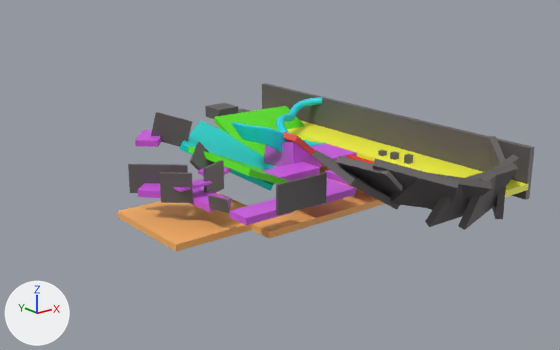
Two versions of the Blender file assets/level0.blend, one commit apart.
The view is the same before and after, from a camera (50 mm lens) standing at (-170.5, -186.1, 71.6) and looking at (-30.4, -11.1, 1.6). The lights are fixed; the arrows at lower left show +X, +Y and +Z.

The older version as bpy lines, for what is in view:
```python
me_cube_005 = bpy.data.meshes.new('Cube.005')
me_cube_005.from_pydata(...)  # a box spanning x -1.0..1.0, y -1.0..1.0, z -1.0..1.0
me_cube_005.materials.append(mat_material_009)  # dark grey #635e5e
me_cube_019 = bpy.data.meshes.new('Cube.019')
me_cube_019.from_pydata(...)  # a box spanning x -1.0..1.0, y -1.0..1.0, z -1.0..1.0
me_cube_019.materials.append(mat_material_028)  # purple #d45ae7
me_cube_023 = bpy.data.meshes.new('Cube.023')
me_cube_023.from_pydata(...)  # a box spanning x -1.0..1.0, y -1.0..1.0, z -1.0..1.0
me_cube_023.materials.append(mat_material_032)  # dark grey #635e5e
ob_cube_009 = bpy.data.objects.new('Cube.009', me_cube_019)
ob_cube_009.location = (-51.7, -29.8, 0.1)
ob_cube_009.scale = (7.88, 3.69, 1.0)
ob_cube_016 = bpy.data.objects.new('Cube.016', me_cube_023)
ob_cube_016.location = (-64.8, 1.8, 4.0)
ob_cube_016.rotation_euler = (-2.294, -1.571, 0.0)  # degrees (-131, -90, 0)
ob_cube_016.scale = (4.25, 8.44, 0.472)
ob_cube_017 = bpy.data.objects.new('Cube.017', me_cube_005)
ob_cube_017.location = (13.6, -56.5, 4.0)
ob_cube_017.rotation_euler = (-0.829, -1.571, 0.0)  # degrees (-47, -90, 0)
ob_cube_017.scale = (7.88, 15.3, 1.0)
# also in view: 'Cube.019' at (-28.4, -25.7, 0.2); 'Cube.033' at (-28.2, -49.5, 9.0); 'Cube.037' at (-44.0, 28.8, 9.9); 'Cube.020' at (-24.5, -9.1, 0.9); 'Cube.013' at (23.0, 2.3, 4.0)
```
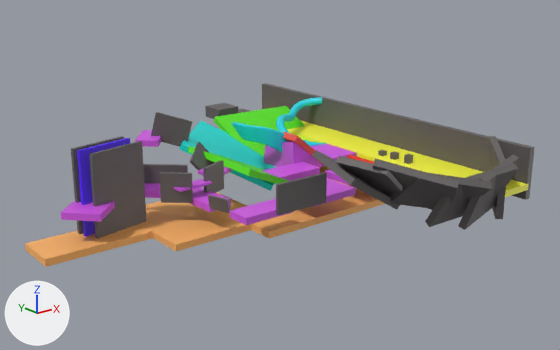
The change, as a diff of the scene's bpy script:
```diff
--- a/assets/level0.blend.py
+++ b/assets/level0.blend.py
@@ mat_material_049 @@
+mat_material_049 = principled_material('Material.049')
+mat_material_049.base_color = (0.124, 0.112, 0.112)  # dark grey #635e5e
@@ mat_material_048 @@
+mat_material_048 = principled_material('Material.048')
+mat_material_048.base_color = (1.0, 0.464, 0.135)  # orange #ffb567
@@ mat_material_045 @@
+mat_material_045 = principled_material('Material.045')
+mat_material_045.base_color = (0.657, 0.102, 0.801)  # purple #d45ae7
@@ mat_material_044 @@
+mat_material_044 = principled_material('Material.044')
+mat_material_044.base_color = (0.0872, 0.0125, 1.0)  # purple #531dff
@@ mat_material_043 @@
+mat_material_043 = principled_material('Material.043')
+mat_material_043.base_color = (0.124, 0.112, 0.112)  # dark grey #635e5e
@@ me_cube_040 @@
+me_cube_040.from_pydata(...)  # a box spanning x -1.0..1.0, y -1.0..1.0, z -1.0..1.0
+me_cube_040.materials.append(mat_material_049)  # dark grey #635e5e
@@ me_cube_039 @@
+me_cube_039.from_pydata(...)  # a box spanning x -1.0..1.0, y -1.0..1.0, z -1.0..1.0
+me_cube_039.materials.append(mat_material_048)  # orange #ffb567
@@ me_cube_036 @@
+me_cube_036.from_pydata(...)  # a box spanning x -1.0..1.0, y -1.0..1.0, z -1.0..1.0
+me_cube_036.materials.append(mat_material_045)  # purple #d45ae7
@@ me_cube_035 @@
+me_cube_035.from_pydata(...)  # a box spanning x -1.0..1.0, y -1.0..1.0, z -1.0..1.0
+me_cube_035.materials.append(mat_material_044)  # purple #531dff
@@ me_cube_034 @@
+me_cube_034.from_pydata(...)  # a box spanning x -1.0..1.0, y -1.0..1.0, z -1.0..1.0
+me_cube_034.materials.append(mat_material_043)  # dark grey #635e5e
@@ ob_cube_045 @@
+ob_cube_045 = bpy.data.objects.new('Cube.045', me_cube_040)
+ob_cube_045.location = (-82.3, 2.5, 4.0)
+ob_cube_045.rotation_euler = (-1.37, -1.571, 0.0)  # degrees (-78, -90, 0)
+ob_cube_045.scale = (13.6, 8.44, 0.472)
@@ ob_cube_044 @@
+ob_cube_044 = bpy.data.objects.new('Cube.044', me_cube_039)
+ob_cube_044.location = (-87.7, -3.3, -7.2)
+ob_cube_044.scale = (16.8, 6.62, 1.04)
@@ ob_cube_043 @@
+ob_cube_043 = bpy.data.objects.new('Cube.043', me_cube_036)
+ob_cube_043.location = (-89.5, -4.1, 1.8)
+ob_cube_043.rotation_euler = (0.0, 0.0, -2.388)  # degrees (0, 0, -137)
+ob_cube_043.scale = (5.37, 5.3, 1.0)
@@ ob_cube_042 @@
+ob_cube_042 = bpy.data.objects.new('Cube.042', me_cube_035)
+ob_cube_042.location = (-81.8, -0.2, 4.0)
+ob_cube_042.rotation_euler = (-1.37, -1.571, 0.0)  # degrees (-78, -90, 0)
+ob_cube_042.scale = (13.6, 8.44, 0.472)
@@ ob_cube_041 @@
+ob_cube_041 = bpy.data.objects.new('Cube.041', me_cube_034)
+ob_cube_041.location = (-79.9, -3.4, 4.0)
+ob_cube_041.rotation_euler = (-1.37, -1.571, 0.0)  # degrees (-78, -90, 0)
+ob_cube_041.scale = (13.0, 8.44, 0.472)
```

Boxes (x1, y1, x2, y2) around the edits, measured in the pictures (560 x 350 px):
'Cube.041', added
    after: (89, 141, 146, 238)
'Cube.044', added (orange)
    after: (25, 220, 163, 267)
'Cube.042', added
    after: (77, 138, 130, 236)
'Cube.043', added
    after: (61, 201, 115, 222)
'Cube.045', added
    after: (71, 136, 124, 234)
